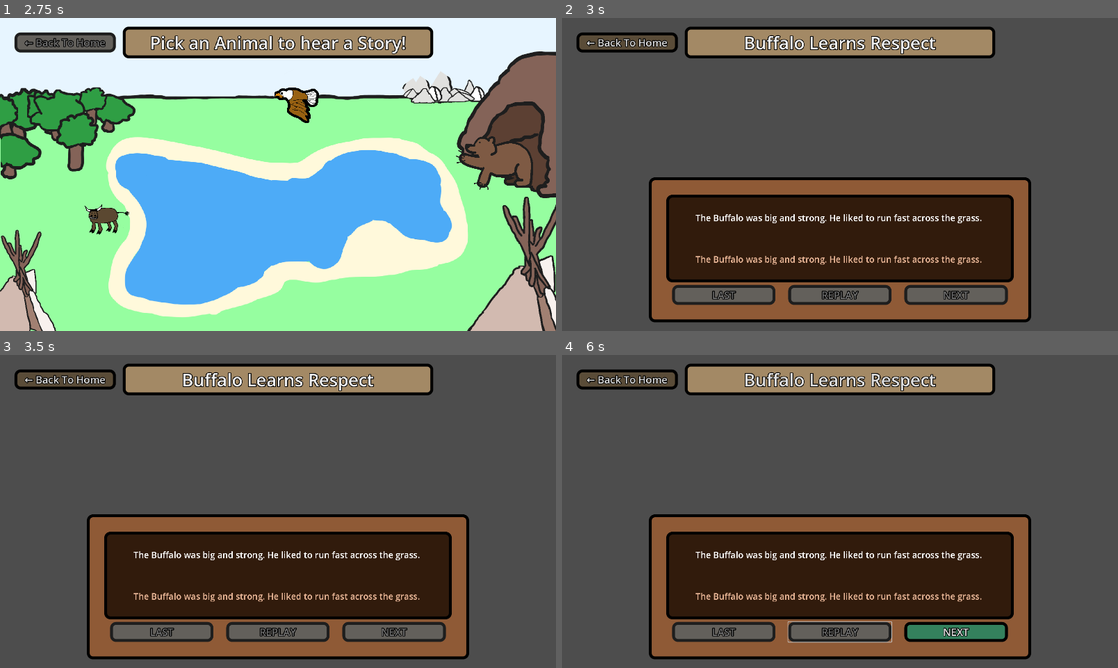
Above: before the commit, frames 1-4 (two rows, left to right).
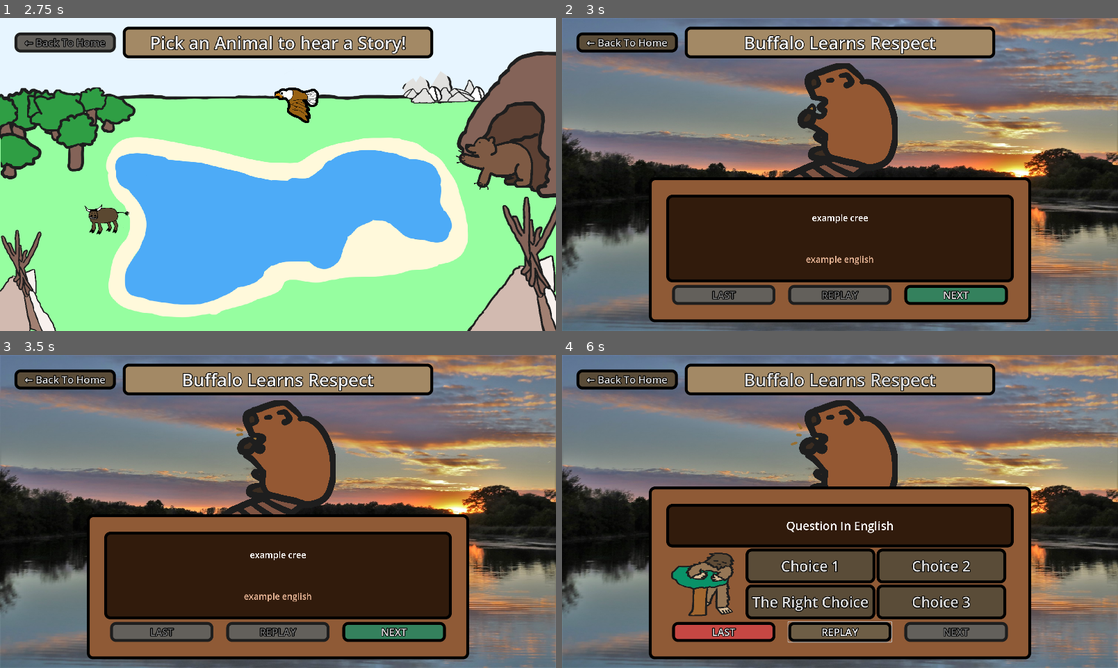
Above: after the commit, the same moments.

Repository: PolTwice/ProjectTanisi
Game: Godot game, scene res://main.tscn
The game is run twice, just before and just after one commit, with the same random seed, the same clock (stepped at 60 frames per second) and the same inputs.
Inputs (mouse positions are in pixels of both pictures, inside the frame that each line leads up to):
- Up to frame 1 (2.75 s): click "Pick an Animal to hear a Stor…" at 0.5 s; click "Pick an Animal to hear a Stor…" at 1.25 s; click "Pick an Animal to hear a Stor…" at 2 s
- Up to frame 2 (3 s): tap Enter at 2.75 s; move the mouse to (667, 218) at 2.77 s; click (667, 218) at 2.92 s
- Up to frame 3 (3.5 s): no input
- Up to frame 4 (6 s): click (956, 630) at 3.5 s, where only the run after the commit has a clickable "NEXT"; click (840, 630) at 4.25 s, where only the run after the commit has a clickable "REPLAY"; click (840, 630) at 5 s, where only the run after the commit has a clickable "REPLAY"; click "REPLAY" at 5.75 s

Frame 1 is identical in both runs. In frame 2, 61% of the frame differs, in the area x 0-100%, y 0-100%; in frame 3, 61%; in frame 4, 80%.
Error after the commit: Invalid access to property or key 'backgrounds' on a base object of type 'Nil'. (res://GenericScenes/Animation/animation.gd:30)

Commit message:
started adding animation functionality with sounds

Diff:
--- a/ChapterOne/AnimalSelectScenes/animalSelectScene.tscn
+++ b/ChapterOne/AnimalSelectScenes/animalSelectScene.tscn
@@ -27,7 +27,7 @@
 scale = Vector2(0.1, 0.1)
 lessonName = "The Courageous Bear"
 
-[node name="Animal" parent="." instance=ExtResource("5_lxpig")]
+[node name="EagleSelect" parent="." instance=ExtResource("5_lxpig")]
 position = Vector2(1026, 277)
 scale = Vector2(0.1, 0.1)
 lessonPath = "res://ChapterOne/EagleLesson/EagleLesson.tscn"
--- a/ChapterOne/BearLesson/Bear Story.tres
+++ b/ChapterOne/BearLesson/Bear Story.tres
@@ -1,8 +1,9 @@
 [gd_resource type="Resource" script_class="DialogBlock" load_steps=4 format=3 uid="uid://c6ukqpkp0ogsj"]
 
-[ext_resource type="Script" uid="uid://hfxsmkkfuyqk" path="res://GenericScenes/TextBox/DialogueBox.gd" id="1_dhws5"]
+[ext_resource type="Script" uid="uid://hfxsmkkfuyqk" path="res://GenericScenes/TextBox/StoryBoxResource.gd" id="1_dhws5"]
 [ext_resource type="AudioStream" uid="uid://bknm06mfgj7qw" path="res://ChapterOne/Sounds/Bear.mp3" id="1_i8b73"]
 [ext_resource type="AudioStream" uid="uid://s001c0k3axce" path="res://ChapterOne/Sounds/Wolf.mp3" id="2_42kch"]
+
 
 [resource]
 resource_name = "Bear Story"
--- a/ChapterOne/BuffaloLesson/BuffaloTestStory.tres
+++ b/ChapterOne/BuffaloLesson/BuffaloTestStory.tres
@@ -2,7 +2,8 @@
 
 [ext_resource type="AudioStream" uid="uid://bknm06mfgj7qw" path="res://ChapterOne/Sounds/Bear.mp3" id="1_6e8ud"]
 [ext_resource type="AudioStream" uid="uid://s001c0k3axce" path="res://ChapterOne/Sounds/Wolf.mp3" id="2_b4nua"]
-[ext_resource type="Script" uid="uid://hfxsmkkfuyqk" path="res://GenericScenes/TextBox/DialogueBox.gd" id="3_bxpqx"]
+[ext_resource type="Script" uid="uid://hfxsmkkfuyqk" path="res://GenericScenes/TextBox/StoryBoxResource.gd" id="3_bxpqx"]
+
 
 [resource]
 script = ExtResource("3_bxpqx")
--- a/ChapterOne/EagleLesson/Eagle Story.tres
+++ b/ChapterOne/EagleLesson/Eagle Story.tres
@@ -1,8 +1,9 @@
 [gd_resource type="Resource" script_class="DialogBlock" load_steps=4 format=3 uid="uid://cu33p45n61bf7"]
 
-[ext_resource type="Script" uid="uid://hfxsmkkfuyqk" path="res://GenericScenes/TextBox/DialogueBox.gd" id="1_whg4s"]
+[ext_resource type="Script" uid="uid://hfxsmkkfuyqk" path="res://GenericScenes/TextBox/StoryBoxResource.gd" id="1_whg4s"]
 [ext_resource type="AudioStream" uid="uid://bknm06mfgj7qw" path="res://ChapterOne/Sounds/Bear.mp3" id="1_yyul7"]
 [ext_resource type="AudioStream" uid="uid://h3ibjg4yc80u" path="res://ChapterOne/Sounds/Eagle.mp3" id="2_x7snt"]
+
 
 [resource]
 resource_name = "Eagle Story"
--- /dev/null
+++ b/GenericScenes/Animation/animation.gd
@@ -0,0 +1,54 @@
+extends Control
+
+@onready var background: TextureRect = $Background
+@onready var animated_sprite: AnimatedSprite2D = $AnimatedSprite
+
+@onready var background_sound: AudioStreamPlayer = $BackgroundSound
+@onready var random_interval_sound: AudioStreamPlayer = $randomIntervalSound
+@onready var random_interval_sound_2: AudioStreamPlayer = $randomIntervalSound2
+
+@onready var index = 0;
+
+var animation: Resource
+#@export var backgrounds: Array[Texture] = []
+#@export var animations: Array[SpriteFrames] = []
+#@export var backgroundSounds: Array[AudioStream] = []
+#@export var randomSounds: Array[AudioStream] = []
+#@export var randomSounds2: Array[AudioStream] = []
+
+var backgroundArray
+var animationArray
+
+
+
+func _ready() -> void:
+	animation = get_parent().animationResource
+	updateFromResource()
+	schedule_sound()
+
+func updateFromResource():
+	backgroundArray = animation.backgrounds
+	animationArray = animation.animations
+
+func show_animation(i):
+	if i < backgroundArray.size():
+		background = backgroundArray[i]
+		animated_sprite = animationArray[i]
+	else:
+		pass
+
+var min_delay: float = 1.0
+var max_delay: float = 4.0
+
+func schedule_sound() -> void:
+	var delay := randf_range(min_delay, max_delay)
+	var delay2 := randf_range(min_delay, max_delay)
+	get_tree().create_timer(delay).timeout.connect(_play_and_reschedule)
+	get_tree().create_timer(delay2).timeout.connect(_play_and_reschedule2)
+
+func _play_and_reschedule() -> void:
+	random_interval_sound.play()
+	schedule_sound()
+
+func _play_and_reschedule2() -> void:
+	random_interval_sound_2.play()
--- /dev/null
+++ b/GenericScenes/Animation/animation.tscn
@@ -0,0 +1,59 @@
+[gd_scene load_steps=8 format=3 uid="uid://cjrimch84nn5c"]
+
+[ext_resource type="Script" uid="uid://benv5w63bt1rj" path="res://GenericScenes/Animation/animation.gd" id="1_w436n"]
+[ext_resource type="Texture2D" uid="uid://bqxs1aqjc2ym0" path="res://Tests/TestLake.jpeg" id="2_lbjq8"]
+[ext_resource type="Texture2D" uid="uid://jf2lmc8oc04y" path="res://ChapterOne/AnimalSelectScenes/assets/Beaver/beaver1.png" id="3_o1ks2"]
+[ext_resource type="Texture2D" uid="uid://cneps1tdfqw2f" path="res://ChapterOne/AnimalSelectScenes/assets/Beaver/beaver2.png" id="4_u2mnv"]
+[ext_resource type="Texture2D" uid="uid://ejgo44y5ulv6" path="res://ChapterOne/AnimalSelectScenes/assets/Beaver/beaver3.png" id="5_fmyg2"]
+[ext_resource type="Texture2D" uid="uid://c05dxqxmpevdp" path="res://ChapterOne/AnimalSelectScenes/assets/Beaver/beaver4.png" id="6_lkwmm"]
+
+[sub_resource type="SpriteFrames" id="SpriteFrames_jvqao"]
+animations = [{
+"frames": [{
+"duration": 1.0,
+"texture": ExtResource("3_o1ks2")
+}, {
+"duration": 1.0,
+"texture": ExtResource("4_u2mnv")
+}, {
+"duration": 1.0,
+"texture": ExtResource("5_fmyg2")
+}, {
+"duration": 1.0,
+"texture": ExtResource("6_lkwmm")
+}],
+"loop": true,
+"name": &"default",
+"speed": 5.0
+}]
+
+[node name="Animation" type="Control"]
+layout_mode = 3
+anchors_preset = 15
+anchor_right = 1.0
+anchor_bottom = 1.0
+grow_horizontal = 2
+grow_vertical = 2
+script = ExtResource("1_w436n")
+
+[node name="Background" type="TextureRect" parent="."]
+layout_mode = 1
+anchors_preset = 15
+anchor_right = 1.0
+anchor_bottom = 1.0
+grow_horizontal = 2
+grow_vertical = 2
+texture = ExtResource("2_lbjq8")
+
+[node name="AnimatedSprite" type="AnimatedSprite2D" parent="."]
+position = Vector2(960, 400)
+scale = Vector2(0.26, 0.26)
+sprite_frames = SubResource("SpriteFrames_jvqao")
+autoplay = "default"
+
+[node name="BackgroundSound" type="AudioStreamPlayer" parent="."]
+autoplay = true
+
+[node name="randomIntervalSound" type="AudioStreamPlayer" parent="."]
+
+[node name="randomIntervalSound2" type="AudioStreamPlayer" parent="."]
--- /dev/null
+++ b/GenericScenes/Animation/animationResource.gd
@@ -0,0 +1,7 @@
+class_name animation_resource extends Resource
+
+@export var backgrounds: Array[Texture] = []
+@export var animations: Array[SpriteFrames] = []
+@export var backgroundSounds: Array[AudioStream] = []
+@export var randomSounds: Array[AudioStream] = []
+@export var randomSounds2: Array[AudioStream] = []
--- a/GenericScenes/QuizBox/QuizBox.tscn
+++ b/GenericScenes/QuizBox/QuizBox.tscn
@@ -1,11 +1,12 @@
 [gd_scene load_steps=11 format=3 uid="uid://ctpkbwihuq3y2"]
 
-[ext_resource type="PackedScene" uid="uid://b1r624c4ej3ru" path="res://GenericScenes/TextBox/GenericTextBox.tscn" id="1_hx2jg"]
+[ext_resource type="PackedScene" uid="uid://b1r624c4ej3ru" path="res://GenericScenes/TextBox/GenericBox.tscn" id="1_hx2jg"]
 [ext_resource type="Script" uid="uid://d71s7pus8d1j" path="res://GenericScenes/QuizBox/QuizBox.gd" id="2_t3hoo"]
 [ext_resource type="Theme" uid="uid://c7ov3td0u36sq" path="res://GenericScenes/Themes/GenericTextBox.tres" id="3_yrh4r"]
 [ext_resource type="StyleBox" uid="uid://chw4c3yc2s508" path="res://GenericScenes/Themes/InfoBox.tres" id="4_r3ylr"]
 [ext_resource type="Texture2D" uid="uid://7mf0ow2ulifp" path="res://Tanisi.png" id="5_q53be"]
 [ext_resource type="Theme" uid="uid://byi38q23oj3ta" path="res://GenericScenes/Themes/ButtonTheme.tres" id="5_wo7m1"]
+
 
 [sub_resource type="StyleBoxFlat" id="StyleBoxFlat_lbm0y"]
 bg_color = Color(0.191509, 0.106161, 0.0477274, 1)
--- a/GenericScenes/StoryManager.tscn
+++ b/GenericScenes/StoryManager.tscn
@@ -1,6 +1,7 @@
-[gd_scene load_steps=4 format=3 uid="uid://c2nyhe52ydet3"]
+[gd_scene load_steps=5 format=3 uid="uid://c2nyhe52ydet3"]
 
 [ext_resource type="Script" uid="uid://bb4paw4ttc5bs" path="res://GenericScenes/lessonManager.gd" id="1_o1adm"]
+[ext_resource type="PackedScene" uid="uid://cjrimch84nn5c" path="res://GenericScenes/Animation/animation.tscn" id="2_fejsu"]
 [ext_resource type="PackedScene" uid="uid://crvl47hxfi0b6" path="res://GenericScenes/TextBox/StoryTextBox.tscn" id="6_bkyd2"]
 [ext_resource type="PackedScene" uid="uid://ctpkbwihuq3y2" path="res://GenericScenes/QuizBox/QuizBox.tscn" id="7_h46mh"]
 
@@ -9,9 +10,24 @@
 quizResourceArray = Array[Resource]([null, null, null, null])
 order = Array[int]([1, 0, 1, 1, 0, 0, 0, 0, 0, 0])
 
+[node name="Animation" parent="." instance=ExtResource("2_fejsu")]
+
 [node name="TextBox" parent="." instance=ExtResource("6_bkyd2")]
 
 [node name="QuizBox" parent="." instance=ExtResource("7_h46mh")]
+visible = false
+
+[node name="ResourceError" type="RichTextLabel" parent="."]
+visible = false
+offset_right = 1920.0
+offset_bottom = 1077.0
+size_flags_horizontal = 6
+size_flags_vertical = 6
+theme_override_font_sizes/normal_font_size = 200
+text = "ERROR IN RESOURCE
+"
+horizontal_alignment = 1
+vertical_alignment = 1
 
 [connection signal="storyBackSignal" from="TextBox" to="." method="_on_text_box_story_back_signal"]
 [connection signal="storyNextSignal" from="TextBox" to="." method="_on_text_box_story_next_signal"]
--- a/GenericScenes/TextBox/StoryBox.gd
+++ b/GenericScenes/TextBox/StoryBox.gd
@@ -42,8 +42,6 @@
 	englishLines = dialogueBox.englishLines
 	creeAudios = dialogueBox.creeAudios
 	englishAudios= dialogueBox.englishAudios
-
-
 
 	cree_narration.connect("finished",Callable(self, "_on_cree_audio_finished"))
 	english_narration.connect("finished",Callable(self,"_on_english_audio_finished"))
--- a/GenericScenes/TextBox/DialogueBox.gd
+++ b/GenericScenes/TextBox/StoryBoxResource.gd
@@ -1,8 +1,6 @@
-extends Resource
+class_name DialogueBox extends Resource
 #Resource to hold all the audio and lines for a story
 #resource will be used in "StoryBox.gd"
-
-class_name DialogBlock
 
 @export var creeLines: Array[String] = []
 @export var englishLines: Array[String] = []
--- a/GenericScenes/TextBox/StoryTextBox.tscn
+++ b/GenericScenes/TextBox/StoryTextBox.tscn
@@ -1,10 +1,11 @@
 [gd_scene load_steps=10 format=3 uid="uid://crvl47hxfi0b6"]
 
-[ext_resource type="PackedScene" uid="uid://b1r624c4ej3ru" path="res://GenericScenes/TextBox/GenericTextBox.tscn" id="1_0ckii"]
+[ext_resource type="PackedScene" uid="uid://b1r624c4ej3ru" path="res://GenericScenes/TextBox/GenericBox.tscn" id="1_0ckii"]
 [ext_resource type="Script" uid="uid://cjvjhl17vvny0" path="res://GenericScenes/TextBox/StoryBox.gd" id="2_oofw8"]
 [ext_resource type="Theme" uid="uid://c7ov3td0u36sq" path="res://GenericScenes/Themes/GenericTextBox.tres" id="3_yasqk"]
 [ext_resource type="Theme" uid="uid://byi38q23oj3ta" path="res://GenericScenes/Themes/ButtonTheme.tres" id="4_bthrx"]
 [ext_resource type="AudioStream" uid="uid://dglwomeveiypy" path="res://Tests/587510__mrseriousss__welcome-to-my-website-3-ver.mp3" id="5_bnykj"]
+
 
 [sub_resource type="StyleBoxFlat" id="StyleBoxFlat_6aybu"]
 bg_color = Color(0.191509, 0.106161, 0.0477274, 1)
--- a/GenericScenes/lessonManager.gd
+++ b/GenericScenes/lessonManager.gd
@@ -2,12 +2,15 @@
 
 @onready var text_box: Control = $TextBox
 @onready var quiz_box: Control = $QuizBox
+@onready var animation: Control = $Animation
+@onready var resource_error: RichTextLabel = $ResourceError
 
 #Hold index of current story or
 @onready var lessonIndex = 0
 @onready var storyIndex = 0
 @onready var quizIndex = 0
 
+#title for title bar
 @export var lessonName: String;
 
 #The resource for the story
@@ -17,19 +20,21 @@
 #use this to hold the current resource
 @onready var quizResourceParent;
 
+@export var animationResource: Resource
+
 #create an enum for the export
 enum ContentType { QUIZ, STORY }
 @export var order: Array[ContentType] = []
 
+
 func _ready() -> void:
-	#if there is a resource
-	#if(quizResourceArray.size != storyResource.Cree )
-
-	if(!(order == null && quizResourceArray == null && storyResource ==null)):
+	#if resource is invalid, hide everything and show an error
+	if(isInvalidResources()):
+		self.visible= false;
+		resource_error.visible = true;
+	#else check next
+	else:
 		checkNext()
-	else:
-		text_box.visible = false;
-		quiz_box.visible = false;
 
 func _on_text_box_story_next_signal() -> void:
 	storyIndex = storyIndex +1
@@ -60,6 +65,7 @@
 		if(order[lessonIndex] == ContentType.STORY):
 			quiz_box.visible = false;
 			text_box.show_line(storyIndex)
+			animation.show_animation(storyIndex)
 		else:
 			quiz_box.visible = true
 			quizResourceParent = quizResourceArray[quizIndex];
@@ -70,5 +76,27 @@
 func lessonComplete():
 	pass;
 
-func onInvalidResources():
-	pass
+func isInvalidResources() -> bool:
+	#if no resources
+	if(order == null || quizResourceArray == null || storyResource ==null || animationResource == null):
+		return true
+	#english and cree lines are not the same size
+	if(storyResource.creeLines.size() != storyResource.englishLines.size()):
+		return true
+	#english and cree audio are not the same size
+	if(storyResource.creeAudios.size() != storyResource.englishAudios.size()):
+		return true
+	#audios are not the same as the lines
+	if(storyResource.creeLines.size() != storyResource.creeAudios.size()):
+		return true
+	#Num quizzes + num lines is not equal to order of all lines and quizzes
+	if(order.size() != (quizResourceArray.size()+storyResource.creeLines.size())):
+		return true
+	#number of backgrounds is not equal to animations
+	if(animationResource.backgrounds.size() != animationResource.animations.size()):
+		return true
+	#number of animations is not equal to amount of lines
+	if(animationResource.backgrounds.size() != storyResource.creeLines.size()):
+		return true
+	#else looks good and we can work with the resources we have
+	return false
--- /dev/null
+++ b/animation.gd
@@ -0,0 +1 @@
+extends Control
--- /dev/null
+++ b/new_script.gd
@@ -0,0 +1 @@
+extends Resource
Not shown, added: GenericScenes/Animation/animation.gd.uid
Not shown, added: GenericScenes/Animation/animationResource.gd.uid
Renamed: GenericScenes/TextBox/GenericTextBox.tscn -> GenericScenes/TextBox/GenericBox.tscn
Renamed: GenericScenes/TextBox/DialogueBox.gd.uid -> GenericScenes/TextBox/StoryBoxResource.gd.uid
Not shown, added: Tests/silence.wav.import
Not shown, added: animation.gd.uid
Not shown, added: new_script.gd.uid
Not shown, added: Tests/silence.wav
